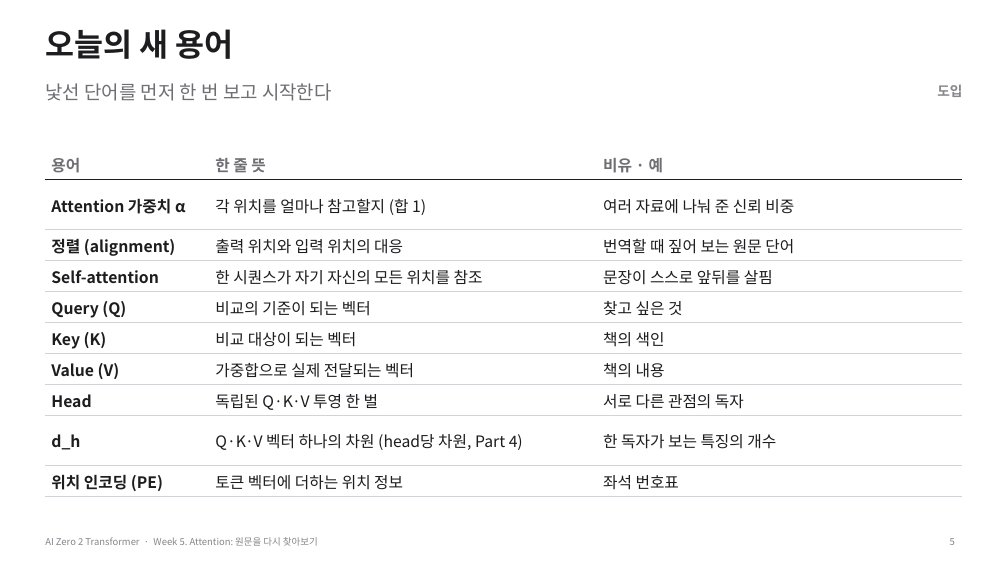
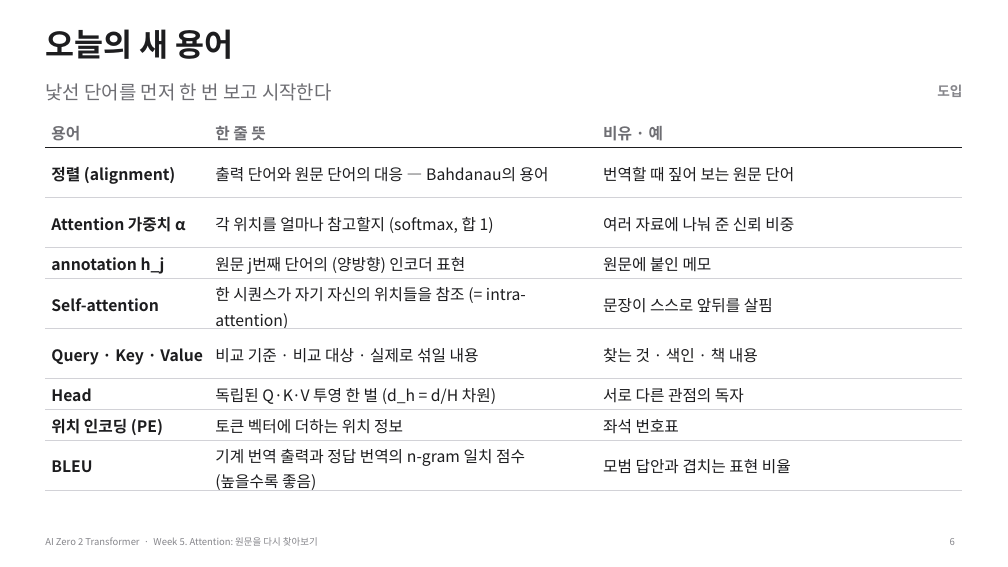
Before and after one commit to myunhh/AI-Zero-2-Transformers, a slide deck: slide 6 of lectures/week05_attention.pptx (slide 5 before the commit). Drawn at 1008x567 pixels with LibreOffice and Linux fonts; fonts in the diff are those of the drawing. Boxes give left, top, right and bottom in pixels: in the first picture for what was removed or moved away, otherwise in the second. Text is boxed around its words. In the diff, an @@ line names an element or a change of style, - is before the commit and + after.

```diff
--- a/lectures/week05_attention.pptx
+++ b/lectures/week05_attention.pptx
@@ table at (45,116,963,495) @@
-row 2: Attention 가중치 α | 각 위치를 얼마나 참고할지 (합 1) | 여러 자료에 나눠 준 신뢰 비중
-row 3: 정렬 (alignment) | 출력 위치와 입력 위치의 대응 | 번역할 때 짚어 보는 원문 단어
-row 4: Self-attention | 한 시퀀스가 자기 자신의 모든 위치를 참조 | 문장이 스스로 앞뒤를 살핌
-row 5: Query (Q) | 비교의 기준이 되는 벡터 | 찾고 싶은 것
-row 6: Key (K) | 비교 대상이 되는 벡터 | 책의 색인
-row 7: Value (V) | 가중합으로 실제 전달되는 벡터 | 책의 내용
-row 8: Head | 독립된 Q·K·V 투영 한 벌 | 서로 다른 관점의 독자
-row 9: d_h | Q·K·V 벡터 하나의 차원 (head당 차원, Part 4) | 한 독자가 보는 특징의 개수
+row 2: 정렬 (alignment) | 출력 단어와 원문 단어의 대응 — Bahdanau의 용어 | 번역할 때 짚어 보는 원문 단어
+row 3: Attention 가중치 α | 각 위치를 얼마나 참고할지 (softmax, 합 1) | 여러 자료에 나눠 준 신뢰 비중
+row 4: annotation h_j | 원문 j번째 단어의 (양방향) 인코더 표현 | 원문에 붙인 메모
+row 5: Self-attention | 한 시퀀스가 자기 자신의 위치들을 참조 (= intra-attention) | 문장이 스스로 앞뒤를 살핌
+row 6: Query · Key · Value | 비교 기준 · 비교 대상 · 실제로 섞일 내용 | 찾는 것 · 색인 · 책 내용
+row 7: Head | 독립된 Q·K·V 투영 한 벌 (d_h = d/H 차원) | 서로 다른 관점의 독자
+row 9: BLEU | 기계 번역 출력과 정답 번역의 n-gram 일치 점수 (높을수록 좋음) | 모범 답안과 겹치는 표현 비율
@@ table: place and size @@
-table at (45,148,963,496)
+table at (45,116,963,495)
@@ page number at (950,538,955,545): text changed @@
-5
+6
```
Also in this commit, not shown: 31 other slides changed, 26 slides added, 8 slides removed, 1 other file.
